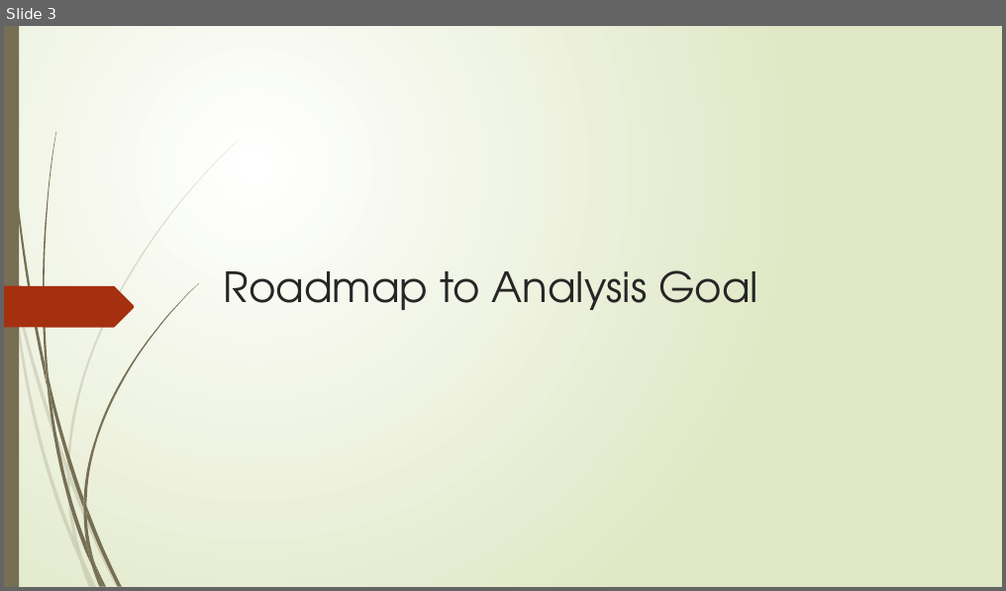
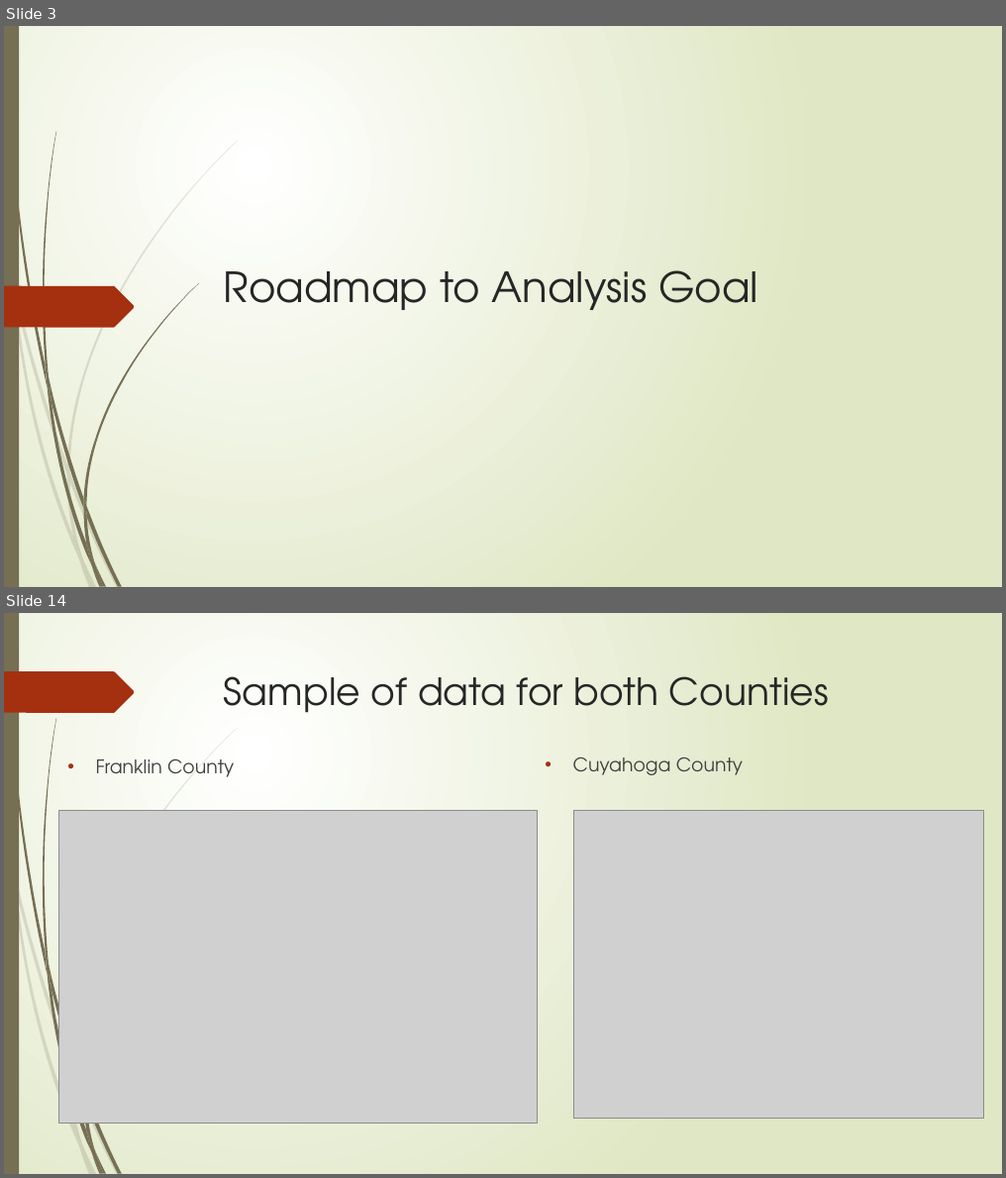
Before and after one commit to ameralbuttma/Coursera_Capstone_12_24_2020, a slide deck: Halal Food Provider in Ohio_USA.pptx. Shown one above the other, each under a label of ours: slide 3 before the commit, slides 3 and 14 after it; the slides between them are not shown. The pictures are 1006x591 and 1006x1178 pixels, drawn with LibreOffice and Linux fonts; fonts in the diff are those of the drawing; grey boxes stand for pictures. Boxes give left, top, right and bottom in pixels: in the first picture for what was removed or moved away, otherwise in the second. Text is boxed around its words. In the diff, an @@ line names an element or a change of style, - is before the commit and + after.

```diff
--- a/Halal Food Provider in Ohio_USA.pptx
+++ b/Halal Food Provider in Ohio_USA.pptx
@@ slide 14 added at bbox=[4, 613, 1002, 1174], background gradient #FFFFFF to #DFE8C4; not listed: 20 template elements that a slide beside it also shows @@
@@ freeform shape added at bbox=[4, 671, 135, 713], fill #A53010 @@
@@ title added at bbox=[224, 676, 829, 713], 36 pt, text #262626 @@
+Sample of data for both Counties
@@ text added at bbox=[96, 760, 234, 777], 18 pt, text #404040 @@
+• Franklin County
@@ text added at bbox=[573, 758, 743, 775], 18 pt, text #404040 @@
+• Cuyahoga County
@@ picture added at bbox=[58, 811, 538, 1124] @@
@@ picture added at bbox=[573, 811, 984, 1118] @@
```
Also in this commit, not shown: 1 slide changed, 16 other slides added, 1 other file.
